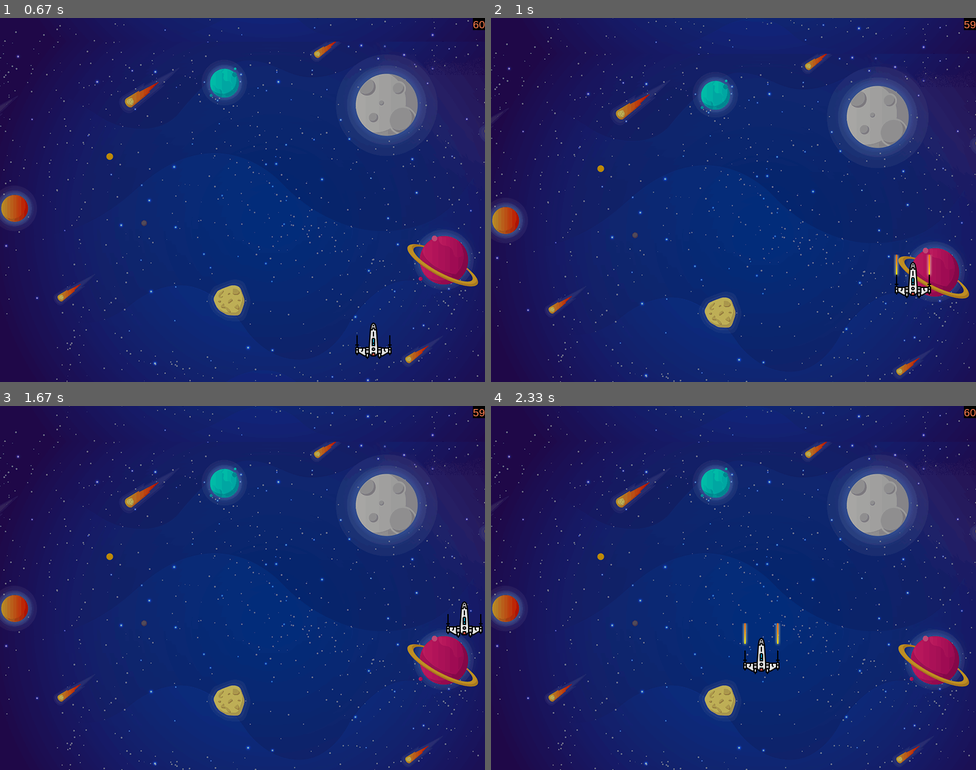
Above: before the commit, frames 1-4 (two rows, left to right).
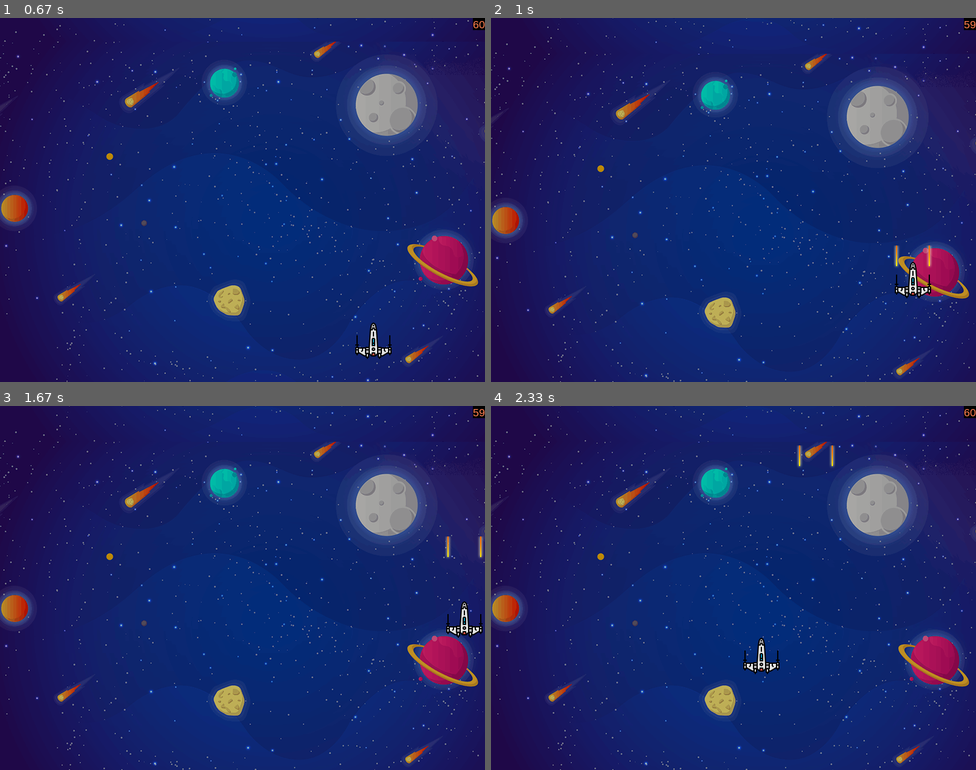
Above: after the commit, the same moments.

Repository: blamerra/pySpaceInvaders
Game: pygame game, started from main.py
The game is run twice, just before and just after one commit, with the same random seed, the same clock (stepped at 60 frames per second) and the same inputs.
Inputs:
- Up to frame 1 (0.67 s): hold Right from 0.33 s (still down)
- Up to frame 2 (1 s): release Right at 0.8 s; hold Up from 0.83 s (still down); tap Space at 0.9 s; tap B at 0.98 s
- Up to frame 3 (1.67 s): release Up at 1.13 s; hold Right 1.17-1.63 s; tap Space at 1.23, 1.53 s
- Up to frame 4 (2.33 s): hold Left 1.67-2.2 s; tap Space at 1.73, 2.03, 2.3 s; hold Down from 2.23 s (still down)

Frame 1 is identical in both runs. In frame 2, 0.1% of the frame differs, in the area x 83-91%, y 62-71%; in frame 3, 0.1%; in frame 4, 0.2%, in the area x 51-71%, y 10-66%.

Commit message:
Star wars music

Diff:
--- a/game.py
+++ b/game.py
@@ -60,9 +60,7 @@
         if not self.pause:
             pygame.mixer.music.unpause()
             self.clock.tick(self.SETTINGS.fps)
-            # self.fps.fps = str(int(self.clock.get_fps()))
             self.fps.set_fps(self.clock.get_fps())
-
 
             self.sprites.update()
             self.sprites.draw(self.screen)
--- a/settings.py
+++ b/settings.py
@@ -17,7 +17,10 @@
         self.screen_title = "Space Invaders"
 
         # Audio
-        self.audio_background = "media/sound/background.wav"
+        # self.audio_background = "media/sound/background.wav"
+        # self.audio_background = "media/sound/sw_imperial_march.mp3"
+        # self.audio_background = "media/sound/sw_rebel-theme.mp3"
+        self.audio_background = "media/sound/sw-theme-song.mp3"
 
         # Background
         self.background_image = "media/img/background_scroll.png"
@@ -33,6 +36,6 @@
 
         # Bullet settings
         self.bullet_image = "media/img/bullet_laser.png"
-        self.bullet_speed = 12
+        self.bullet_sound = "media/sound/SW_rifle.wav"
+        self.bullet_speed = 15
         self.shortcut_fire = pygame.K_SPACE
-        self.bullet_sound = "media/sound/bullet.wav"
Not shown, changed: Readme.md
Binary file added: media/img/bullet_fire.png
Not shown, added: media/psd/bullet_fire_64x64.psd
Not shown, removed: media/psd/bullet_laser.psd
Not shown, added: media/psd/bullet_laser_64x64.psd
Not shown, removed: media/psd/spaceship.psd
Not shown, added: media/psd/spaceship_64x64.psd
Not shown, added: media/sound/sw-theme-song.mp3
Not shown, added: media/sound/sw_R2D2-sound2.wav
Not shown, added: media/sound/sw_R2D2-yeah.wav
Not shown, added: media/sound/sw_imperial_march.mp3
Not shown, added: media/sound/sw_rebel-theme.mp3
(and 1 more such lines)
